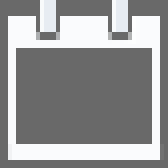
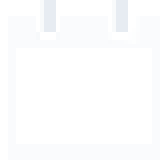
Layers edited between the first and the second 168px x 168px image:
showed "Monthly" over [28, 64, 132, 128]
hid "バッググランド" over [0, 0, 168, 168]
